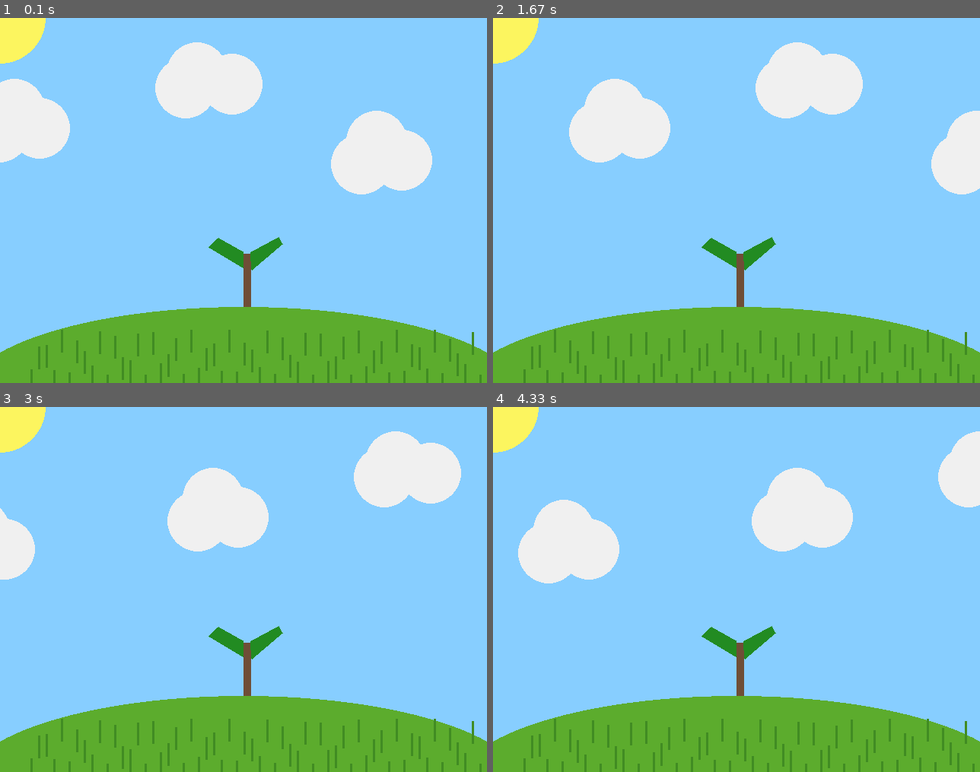
Above: before the commit, frames 1-4 (two rows, left to right).
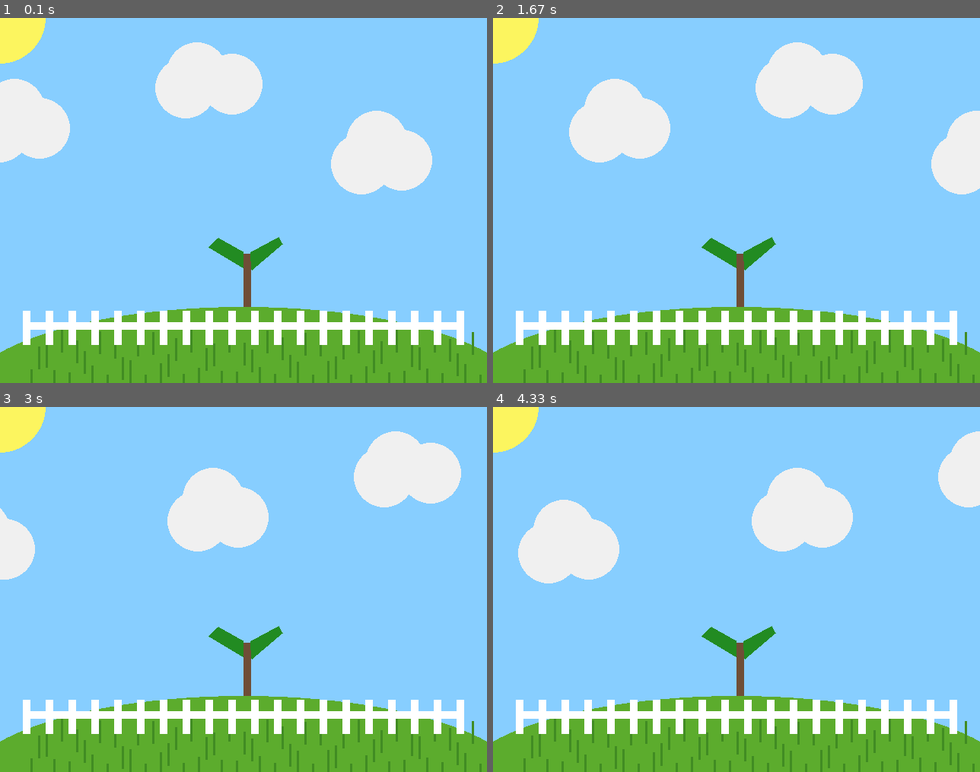
Above: after the commit, the same moments.

Repository: strcodingax/ics-classwork
Game: pygame game, started from Pygame/landscape.py
Same seed, same stepped clock (60 frames per second), same inputs: the game is played once before the commit and once after it.
Inputs:
- Up to frame 1 (0.1 s): no input
- Up to frame 2 (1.67 s): no input
- Up to frame 3 (3 s): no input
- Up to frame 4 (4.33 s): no input

The runs differ from the first frame. In frame 1, 4.2% of the frame differs, in the area x 4-96%, y 80-90%; in frame 2, 4.2%; in frame 3, 4.2%; in frame 4, 4.2%.

Commit message:
Added a fence and finalized landscape.py

Diff:
--- a/Pygame/landscape.py
+++ b/Pygame/landscape.py
@@ -101,7 +101,6 @@
         pygame.draw.circle(screen, tree_leaves_color , (385 , 236), 40)
         pygame.draw.circle(screen, tree_leaves_color , (330 , 241), 40)
 
-
     # Cloud 1
     cloud_color = (240,240,240)
     pygame.draw.circle(screen, cloud_color , (cloud_1_x , cloud_1_y), 40)
@@ -123,11 +122,23 @@
     pygame.draw.ellipse(screen , (92, 172 , 45) , rect)
 
     # Grass
-    x = 40
-    while x < WIDTH:
-        y = HEIGHT - 40 + math.sin(x) * 30
-        pygame.draw.rect(screen, (65, 140 , 35), (x, y, 3, 30))
-        x += 10
+    n = 40
+    while n < WIDTH:
+        y = HEIGHT - 40 + math.sin(n) * 30
+        pygame.draw.rect(screen, (65, 140 , 35), (n, y, 3, 30))
+        n += 10
+
+    # Fence
+
+    # Vertical part
+    i = 30
+    while i <= WIDTH -30:
+        y = 385
+        pygame.draw.rect(screen, (255, 255, 255), (i, y, 10, 45))
+        i += 30
+
+    # Horizontal part
+    pygame.draw.rect(screen, (255, 255 , 255), (30 , 400 , WIDTH -60 , 10 ))
 
     # Must be the last two lines
     # of the game loop
